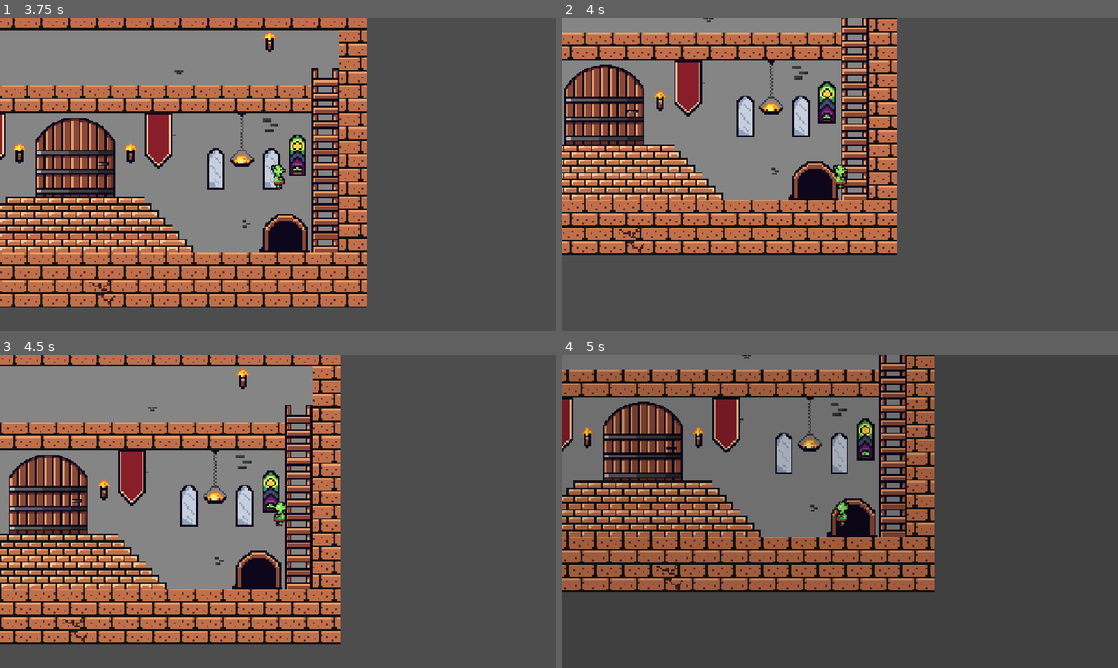
Above: before the commit, frames 1-4 (two rows, left to right).
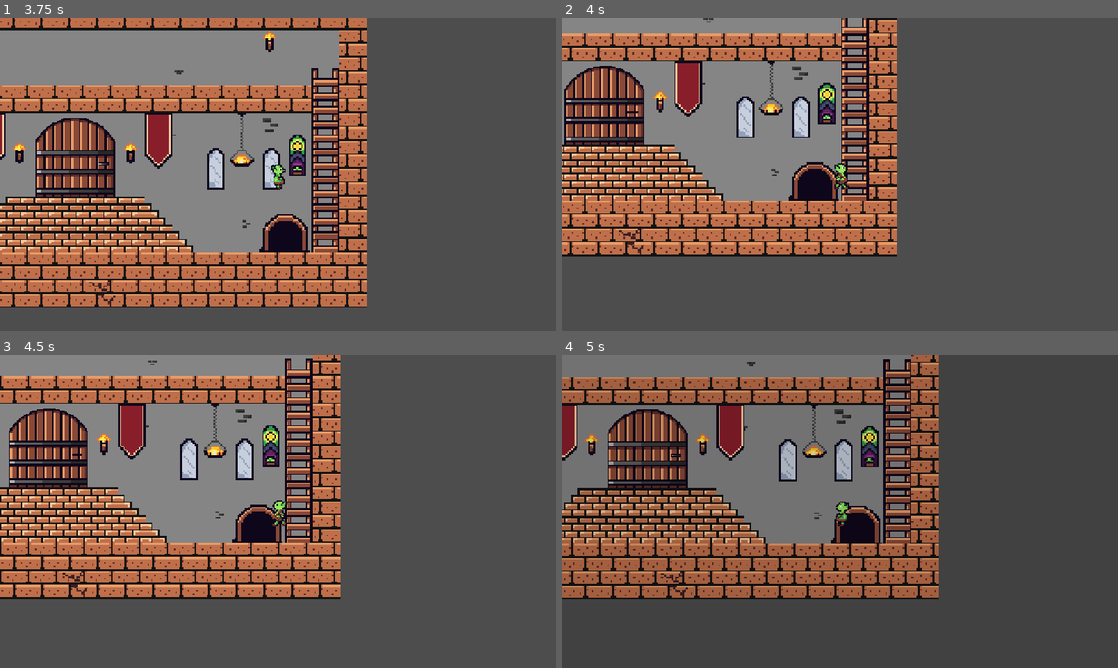
Above: after the commit, the same moments.

Repository: RealAmandaLive/OrcBurp
Game: Godot game, scene res://scenes/main.tscn
The game is run twice, just before and just after one commit, with the same random seed, the same clock (stepped at 60 frames per second) and the same inputs.
Inputs:
- Up to frame 1 (3.75 s): hold W (climb) 0.53-1.28 s; hold Right (right) 0.53-2.03 s; tap Space (jump) at 0.77, 0.8, 1.07, 1.35, 1.52, 1.82, 2.3, 3.02, 3.32, 3.6 s; tap W (climb) at 1.55, 2.85 s; hold Left (left) 2.03-2.78 s; hold W (climb) 2.03-2.78 s; hold Right (right) from 2.78 s (still down)
- Up to frame 2 (4 s): keep holding Right (right); tap Space (jump) at 3.77 s
- Up to frame 3 (4.5 s): tap Space (jump) at 4.07 s; tap S (descend, bound only after the commit) at 4.15 s; release Right (right) at 4.28 s; hold Left (left) from 4.28 s (still down); tap W (climb) at 4.35 s
- Up to frame 4 (5 s): keep holding Left (left); tap Space (jump) at 4.52, 4.82 s

Frame 1 is identical in both runs. In frame 2, 8.5% of the frame differs, in the area x 0-61%, y 0-77%; in frame 3, 41%, in the area x 0-62%, y 0-93%; in frame 4, 27%.

Commit message:
Added Ladder Climbing

Diff:
--- a/orc-burp-godot/project.godot
+++ b/orc-burp-godot/project.godot
@@ -52,6 +52,12 @@
 "events": [Object(InputEventKey,"resource_local_to_scene":false,"resource_name":"","device":-1,"window_id":0,"alt_press …(192 unchanged characters)…
 ]
 }
+descend={
+"deadzone": 0.2,
+"events": [Object(InputEventKey,"resource_local_to_scene":false,"resource_name":"","device":-1,"window_id":0,"alt_pressed":false,"shift_pressed":false,"ctrl_pressed":false,"meta_pressed":false,"pressed":false,"keycode":0,"physical_keycode":83,"key_label":0,"unicode":115,"location":0,"echo":false,"script":null)
+, Object(InputEventKey,"resource_local_to_scene":false,"resource_name":"","device":-1,"window_id":0,"alt_pressed":false,"shift_pressed":false,"ctrl_pressed":false,"meta_pressed":false,"pressed":false,"keycode":0,"physical_keycode":4194322,"key_label":0,"unicode":0,"location":0,"echo":false,"script":null)
+]
+}
 
 [physics]
 
--- a/orc-burp-godot/scenes/gut.tscn
+++ b/orc-burp-godot/scenes/gut.tscn
@@ -5,6 +5,14 @@
 [ext_resource type="AudioStream" uid="uid://bsg4e2tfcmqe" path="res://assets/deathSound.wav" id="3_u2ds8"]
 [ext_resource type="Shader" uid="uid://chftu8fyqea61" path="res://scripts/knockback_shockwave.gdshader" id="4_8a87c"]
 
+[sub_resource type="AtlasTexture" id="AtlasTexture_h3hgr"]
+atlas = ExtResource("2_8a87c")
+region = Rect2(0, 64, 32, 32)
+
+[sub_resource type="AtlasTexture" id="AtlasTexture_btsf0"]
+atlas = ExtResource("2_8a87c")
+region = Rect2(32, 64, 32, 32)
+
 [sub_resource type="AtlasTexture" id="AtlasTexture_8a87c"]
 atlas = ExtResource("2_8a87c")
 region = Rect2(128, 192, 32, 32)
@@ -95,6 +103,17 @@
 
 [sub_resource type="SpriteFrames" id="SpriteFrames_dhrd0"]
 animations = [{
+"frames": [{
+"duration": 1.0,
+"texture": SubResource("AtlasTexture_h3hgr")
+}, {
+"duration": 1.0,
+"texture": SubResource("AtlasTexture_btsf0")
+}],
+"loop": 1,
+"name": &"climbing",
+"speed": 5.0
+}, {
 "frames": [{
 "duration": 1.0,
 "texture": SubResource("AtlasTexture_8a87c")
@@ -206,14 +225,14 @@
 shader_parameter/shockwave_strength = 0.250000011875
 shader_parameter/pixellize_size = 45.0
 
-[node name="Gut" type="CharacterBody2D" unique_id=1676850674]
+[node name="Gut" type="CharacterBody2D" unique_id=1676850674 groups=["Player"]]
 script = ExtResource("1_mq6y6")
 
 [node name="AnimatedSprite2D" type="AnimatedSprite2D" parent="." unique_id=89753032]
 position = Vector2(3, 4)
 scale = Vector2(2, 2)
 sprite_frames = SubResource("SpriteFrames_dhrd0")
-animation = &"running"
+animation = &"climbing"
 autoplay = "idle"
 
 [node name="CollisionShape2D" type="CollisionShape2D" parent="." unique_id=2112153789]
--- a/orc-burp-godot/scenes/level1.tscn
+++ b/orc-burp-godot/scenes/level1.tscn
@@ -3,6 +3,7 @@
 [ext_resource type="Texture2D" uid="uid://b5yb3nsk6mt6b" path="res://assets/Tilemap32x32.png" id="1_g2h75"]
 [ext_resource type="Texture2D" uid="uid://cqcooocdmyuv8" path="res://assets/plain_grey.png" id="1_m7ahb"]
 [ext_resource type="PackedScene" uid="uid://d3fuykihqywg" path="res://scenes/gut.tscn" id="3_m7ahb"]
+[ext_resource type="Script" uid="uid://bih6h3jpesq1u" path="res://scripts/ladder.gd" id="4_dwgg1"]
 
 [sub_resource type="TileSetAtlasSource" id="TileSetAtlasSource_wwpf4"]
 texture = ExtResource("1_g2h75")
@@ -184,6 +185,9 @@
 [sub_resource type="RectangleShape2D" id="RectangleShape2D_m7ahb"]
 size = Vector2(57, 48)
 
+[sub_resource type="RectangleShape2D" id="RectangleShape2D_yxf03"]
+size = Vector2(62, 421)
+
 [node name="levelRoot" type="Node2D" unique_id=867802413]
 metadata/_edit_vertical_guides_ = [640.0]
 
@@ -212,3 +216,11 @@
 [node name="CollisionShape2D" type="CollisionShape2D" parent="exit" unique_id=1799567898]
 position = Vector2(21.5, -14)
 shape = SubResource("RectangleShape2D_m7ahb")
+
+[node name="Ladder" type="Area2D" parent="." unique_id=1597068453]
+position = Vector2(1189, 451)
+script = ExtResource("4_dwgg1")
+
+[node name="CollisionShape2D" type="CollisionShape2D" parent="Ladder" unique_id=1770394869]
+position = Vector2(0, -19.5)
+shape = SubResource("RectangleShape2D_yxf03")
--- a/orc-burp-godot/scripts/gut.gd
+++ b/orc-burp-godot/scripts/gut.gd
@@ -1,3 +1,4 @@
+class_name Player
 extends CharacterBody2D
 @onready var animated_sprite_2d: AnimatedSprite2D = $AnimatedSprite2D
 @onready var death_sound: AudioStreamPlayer2D = $DeathSound
@@ -5,8 +6,13 @@
 
 const SPEED = 300.0
 const JUMP_VELOCITY = -850.0
+const CLIMBING_SPEED = -300
+const DESCENDING_SPEED = 400
+
 var alive = true
 var can_move = true
+var can_climb = false
+var climbing = false
 
 func _physics_process(delta: float) -> void:
 
@@ -20,16 +26,27 @@
 		animated_sprite_2d.animation = "idle"
 
 	# Add the gravity.
-	if not is_on_floor():
+	if not is_on_floor() and not can_climb:
 		velocity += get_gravity() * delta
 		if velocity.x > 1 or velocity.x < -1:
 			animated_sprite_2d.animation = "jumpRunning"
 		else:
 			animated_sprite_2d.animation = "jumpFront"
 	if can_move:
+		# Handle climbing
+		if Input.is_action_pressed("climb") and can_climb:
+			velocity.y = CLIMBING_SPEED
+			climbing = true
+			animated_sprite_2d.animation = "climbing"
+
+		## Handle descending
+		if Input.is_action_pressed("descend") and can_climb:
+			velocity.y = DESCENDING_SPEED
+			climbing = true
+			animated_sprite_2d.animation = "climbing"
 
 		# Handle jump.
-		if Input.is_action_just_pressed("jump") and is_on_floor():
+		if Input.is_action_just_pressed("jump") and is_on_floor() and not can_climb:
 			velocity.y = JUMP_VELOCITY
 
 		# Get the input direction and handle the movement/deceleration.
@@ -50,3 +67,11 @@
 	death_sound.play()
 	animated_sprite_2d.animation = "hitFront"
 	alive = false
+
+
+func enable_climbing() -> void:
+	can_climb = true
+
+func disable_climbing() -> void:
+	can_climb = false
+	climbing = false
--- /dev/null
+++ b/orc-burp-godot/scripts/ladder.gd
@@ -0,0 +1,19 @@
+class_name Ladder
+extends Area2D
+
+### This class can be added to any climbable object such as a ladder, rope, etc to enable the player to climp up
+## Just add an area2d with a collisionShape2d to whatever object you want to make climable / descendable
+
+func _ready() -> void:
+	body_entered.connect(_on_body_entered)
+	body_exited.connect(_on_body_exited)
+
+
+func _on_body_entered(body: Node2D) -> void:
+	if body.is_in_group("Player"):
+		body.enable_climbing()
+
+
+func _on_body_exited(body: Node2D) -> void:
+	if body.is_in_group("Player"):
+		body.disable_climbing()
Not shown, added: orc-burp-godot/scripts/ladder.gd.uid
